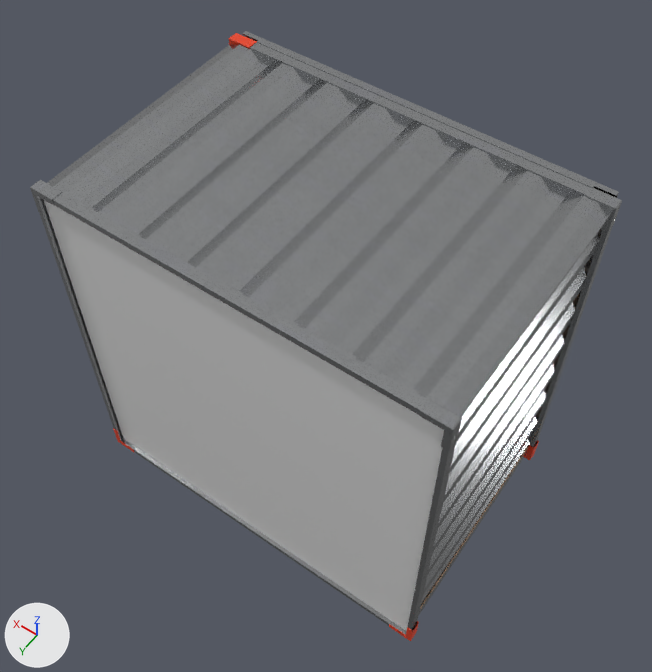
Before and after pictures for a commit that changed the glTF model 3M_closed.glb.
The view is the same before and after, from a 50 mm lens placed at (-18.6, 25.4, 52.0), pointed at (-0.1, -0.5, 11.4). The axes (+X, +Y, +Z) are drawn at lower left. The lights are the same throughout. The older version comes first. Where no turn or scale is listed for an object, it has been applied to the vertices.

Script lines for the objects in view, before the commit:
```python
me_mesh_061 = bpy.data.meshes.new('Mesh.061')
me_mesh_061.from_pydata(...)  # 30 vertices, 56 faces; spans x -11.2..11.2, y -0.3..0.2, z -0.7..0.4
me_mesh_061.materials.append(mat_poliigon_metalsteelbrushed_7174_1k)
me_mesh_062 = bpy.data.meshes.new('Mesh.062')
me_mesh_062.from_pydata(...)  # 298 vertices, 632 faces; spans x -1.14..0.35, y -0.34..0.34, z -0.97..0.62
me_mesh_062.materials.append(mat_poliigon_metalsteelbrushed_7174_1k)
me_mesh_066 = bpy.data.meshes.new('Mesh.066')
me_mesh_066.from_pydata(...)  # 298 vertices, 632 faces; spans x -0.35..1.14, y -0.34..0.34, z -0.97..0.62
me_mesh_066.materials.append(mat_poliigon_metalsteelbrushed_7174_1k)
me_mesh_067 = bpy.data.meshes.new('Mesh.067')
me_mesh_067.from_pydata(...)  # 298 vertices, 632 faces; spans x -0.35..1.14, y -0.34..0.34, z -0.97..0.62
me_mesh_067.materials.append(mat_poliigon_metalsteelbrushed_7174_1k)
ob_corner = bpy.data.objects.new('corner', me_mesh_062)
ob_corner.location = (10.9, 7.29, 22.1)
ob_corner_004 = bpy.data.objects.new('corner.004', me_mesh_066)
ob_corner_004.location = (-11.5, 7.29, 22.1)
ob_corner_005 = bpy.data.objects.new('corner.005', me_mesh_067)
ob_corner_005.location = (-11.5, -7.43, 22.1)
ob_gutter = bpy.data.objects.new('gutter', me_mesh_061)
ob_gutter.location = (-0.3, -7.9, 22.34)
# also in view: 'roof' at (-0.3, -0.1, 22.4); 'Cube' at (-0.3, 7.2, 11.3); 'frontRim' at (-0.3, -7.4, 11.3); 'backRim' at (-0.3, 7.3, 11.3); 'leftWall' at (-11.3, -0.2, 11.8)
```
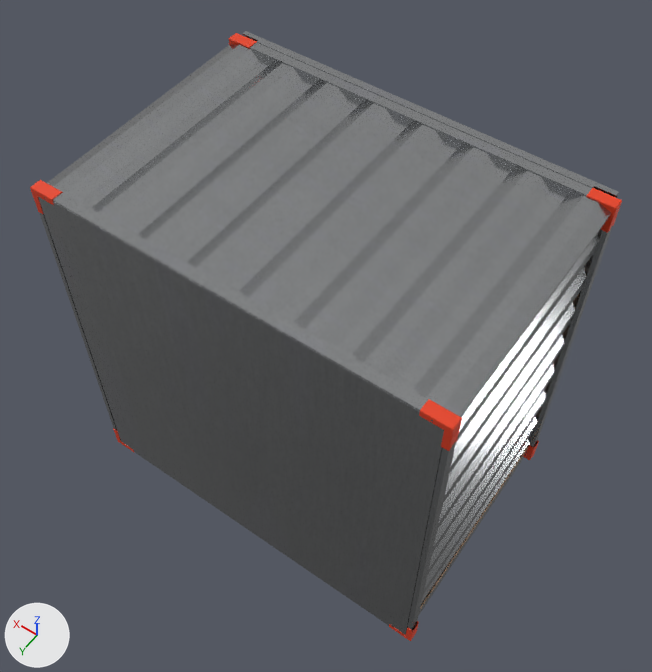
Boxes (x1, y1, x2, y2) around the edits, measured in the pictures (652 x 672 px):
'Cube.007', added: after (38, 197, 444, 635)
'corner.004', recoloured: (419, 399, 462, 451) in both
'corner.005', recoloured: (586, 188, 622, 233) in both
'corner', recoloured: (30, 180, 63, 214) in both
'Cube', unchanged, covered by the edit: before (44, 200, 444, 631)

The edits, one by one:
me_mesh_062 has 298 vertices, 632 faces and spans x -1.14..0.35, y -0.34..0.34, z -0.97..0.62.
me_mesh_062 no longer uses material mat_poliigon_metalsteelbrushed_7174_1k.
me_mesh_062 gains material mat_boxado_primary (red #e73f19).
me_mesh_066 has 298 vertices, 632 faces and spans x -0.35..1.14, y -0.34..0.34, z -0.97..0.62.
me_mesh_066 no longer uses material mat_poliigon_metalsteelbrushed_7174_1k.
me_mesh_066 gains material mat_boxado_primary (red #e73f19).
me_mesh_067 has 298 vertices, 632 faces and spans x -0.35..1.14, y -0.34..0.34, z -0.97..0.62.
me_mesh_067 no longer uses material mat_poliigon_metalsteelbrushed_7174_1k.
me_mesh_067 gains material mat_boxado_primary (red #e73f19).
Mesh me_cube_008 is new.
It has 18 vertices, 30 faces and spans x -10.7..11.6, y 4.0..4.2, z -11.3..11.3.
It uses material mat_poliigon_metalsteelbrushed_7174_1k.
Object 'Cube.007' (ob_cube_007) is new; it shows me_cube_008.
Its location is (-0.81, 3.4, 11.32).
